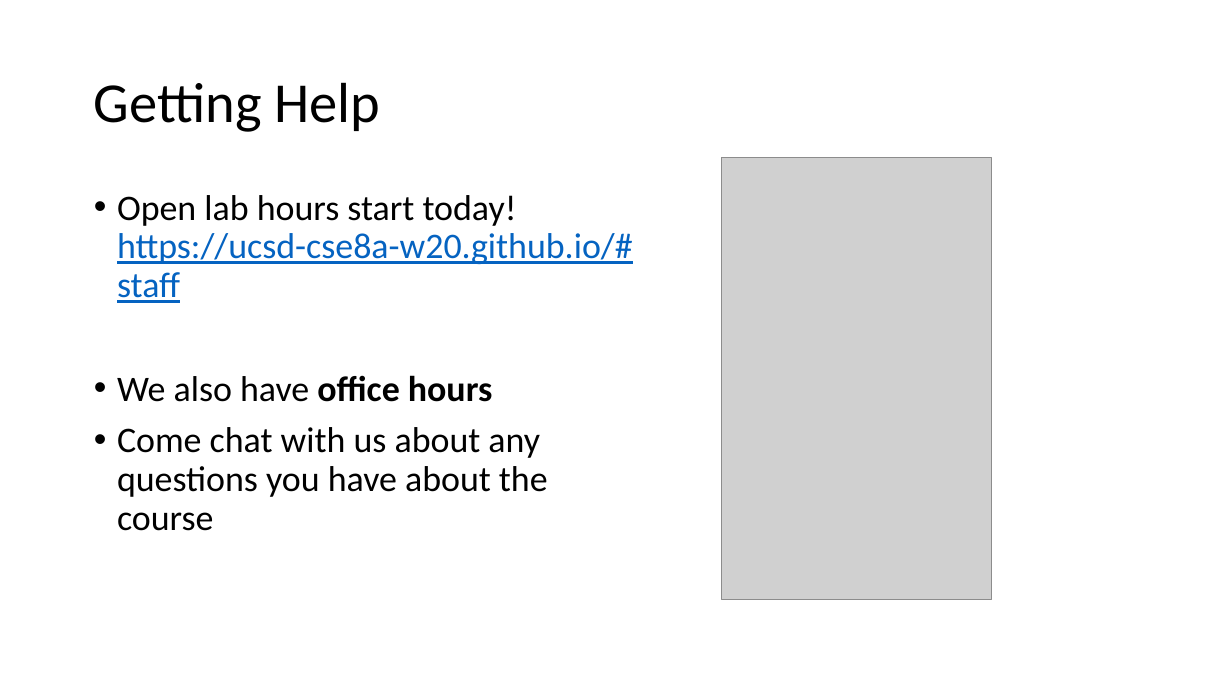
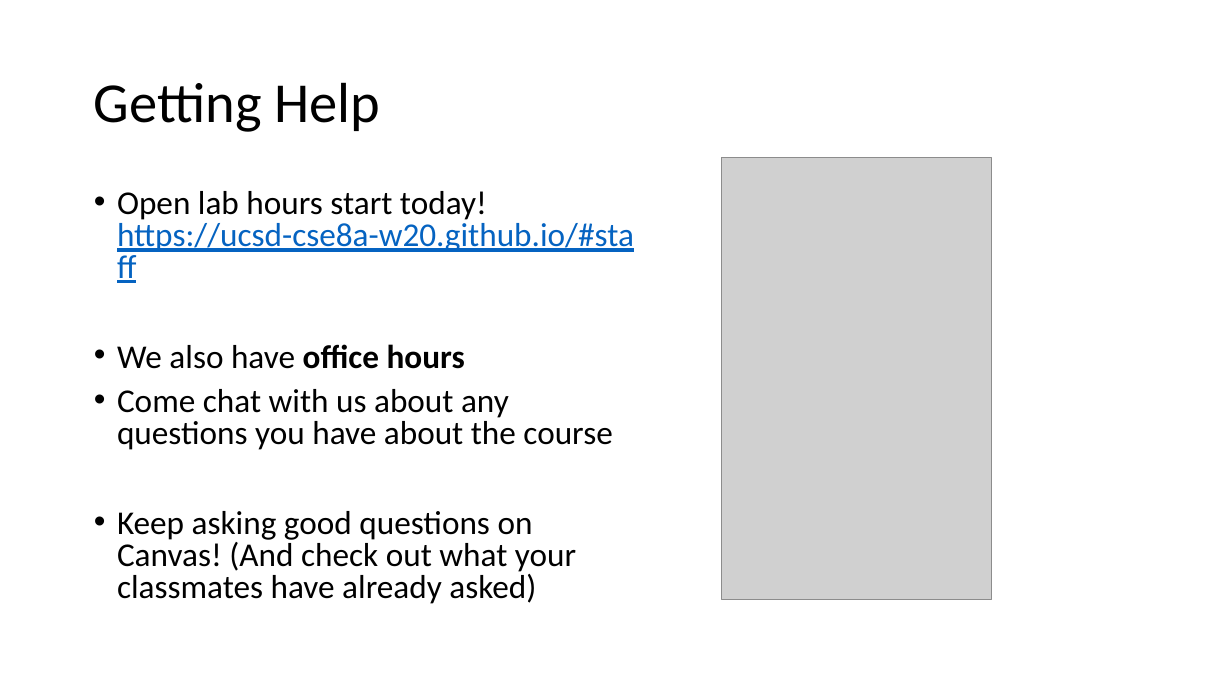
Before and after one commit to catherinefxia/ucsd-cse8a-w20.github.io, a slide deck: slide 3 of lectures/CSE8AW20-01-09-Lec2-Functions/CSE8AW20-01-07-Lec2-Functions-slides.pptx. Drawn at 1232x693 pixels with LibreOffice and Linux fonts; fonts in the diff are those of the drawing; grey boxes stand for pictures. Boxes give left, top, right and bottom in pixels: in the first picture for what was removed or moved away, otherwise in the second. Text is boxed around its words. In the diff, an @@ line names an element or a change of style, - is before the commit and + after.

```diff
--- a/lectures/CSE8AW20-01-09-Lec2-Functions/CSE8AW20-01-07-Lec2-Functions-slides.pptx
+++ b/lectures/CSE8AW20-01-09-Lec2-Functions/CSE8AW20-01-07-Lec2-Functions-slides.pptx
@@ text at [117,191,634,450]: size 28 to 25.9 pt in "Open lab hours start today! https://ucsd-cse8a-w20.github.io ...", "We also have office hours", "Come chat with us about any questions ..."; line spacing 0.9 to 0.8 @@
@@ text at [117,511,576,604]: paragraph added @@
+• Keep asking good questions on Canvas! (And check out what your classmates have already asked)
```
Also in this commit, not shown: 1 other slide changed, 2 other files.
